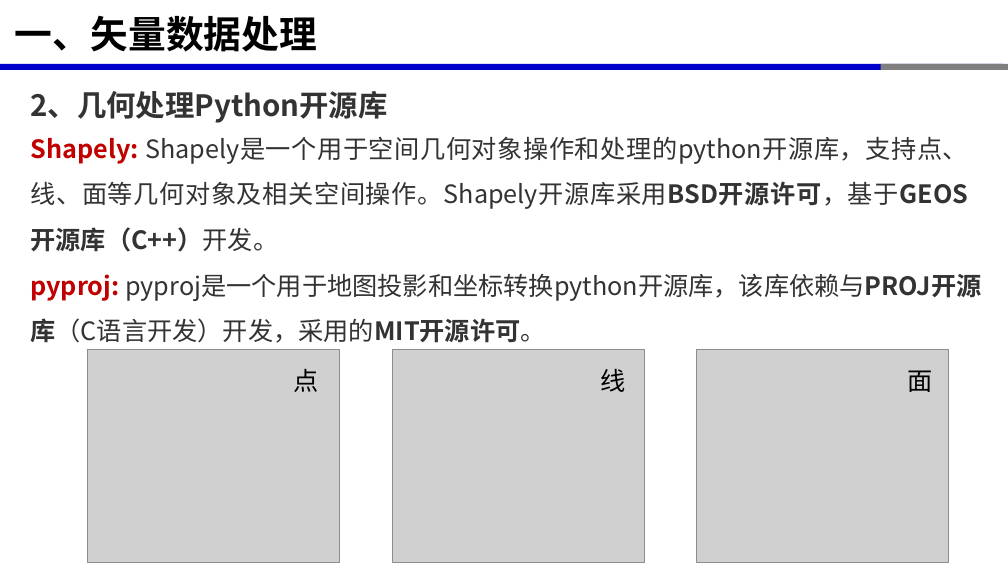
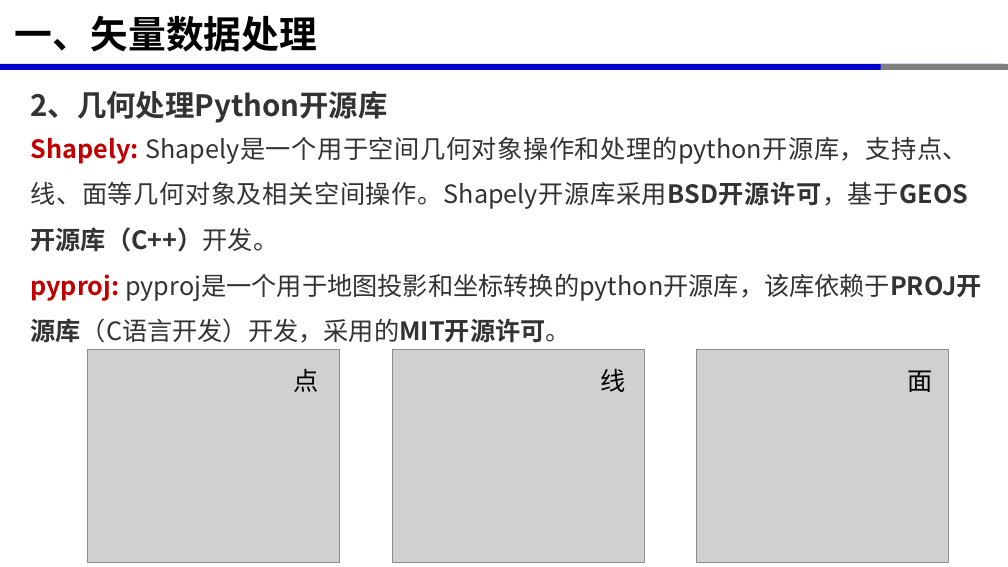
Before and after one commit to xinluo2018/open-source-gis-course, a slide deck: slide 10 of 第6章-GIS数据处理高级开源库-10课时/第6章-GIS数据处理高级开源库.pptx. Drawn at 1008x567 pixels with LibreOffice and Linux fonts; fonts in the diff are those of the drawing; grey boxes stand for pictures. Boxes give left, top, right and bottom in pixels: in the first picture for what was removed or moved away, otherwise in the second. Text is boxed around its words. In the diff, an @@ line names an element or a change of style, - is before the commit and + after.

```diff
--- a/第6章-GIS数据处理高级开源库-10课时/第6章-GIS数据处理高级开源库.pptx
+++ b/第6章-GIS数据处理高级开源库-10课时/第6章-GIS数据处理高级开源库.pptx
@@ text at [31, 274, 981, 343]: text changed @@
-pyproj: pyproj是一个用于地图投影和坐标转换python开源库，该库依赖与PROJ开源库（C语言开发）开发，采用的MIT开源许可。
+pyproj: pyproj是一个用于地图投影和坐标转换的python开源库，该库依赖于PROJ开源库（C语言开发）开发，采用的MIT开源许可。
```
Also in this commit, not shown: 17 other slides changed, 1 slide added, 35 other files.
